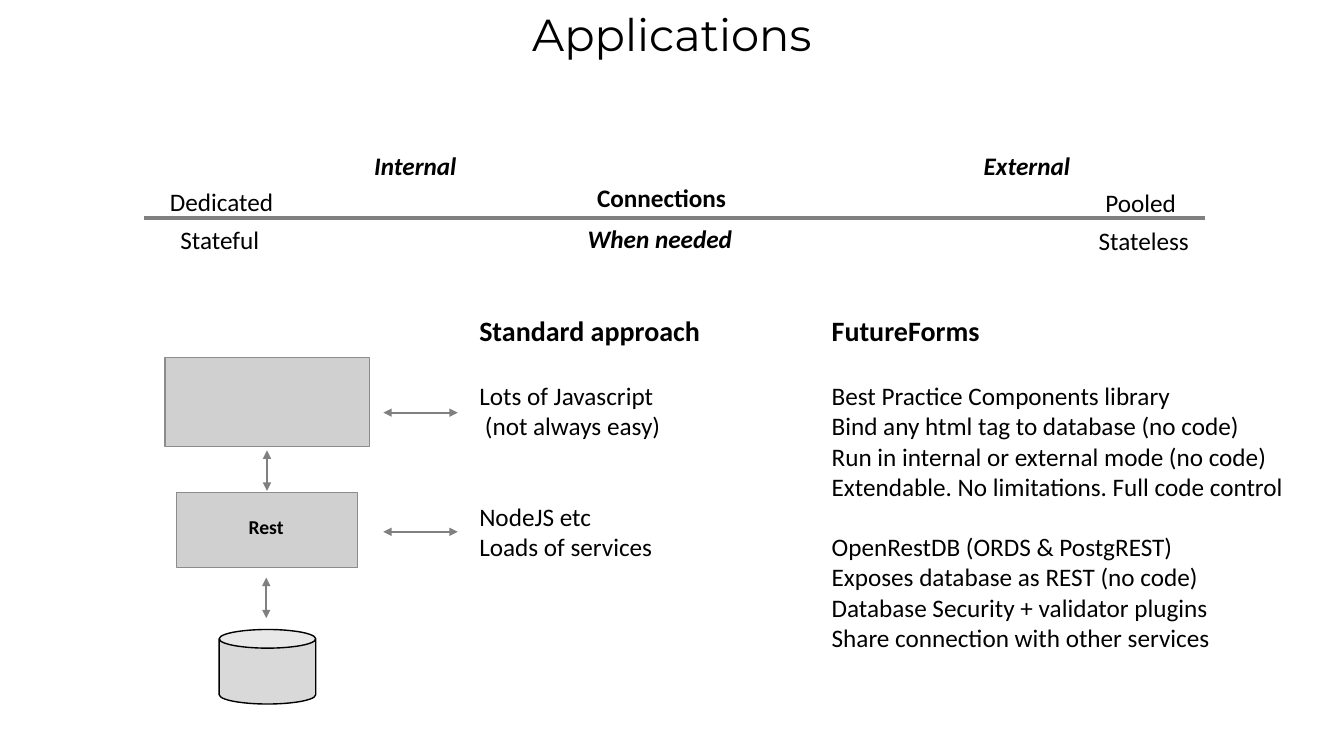
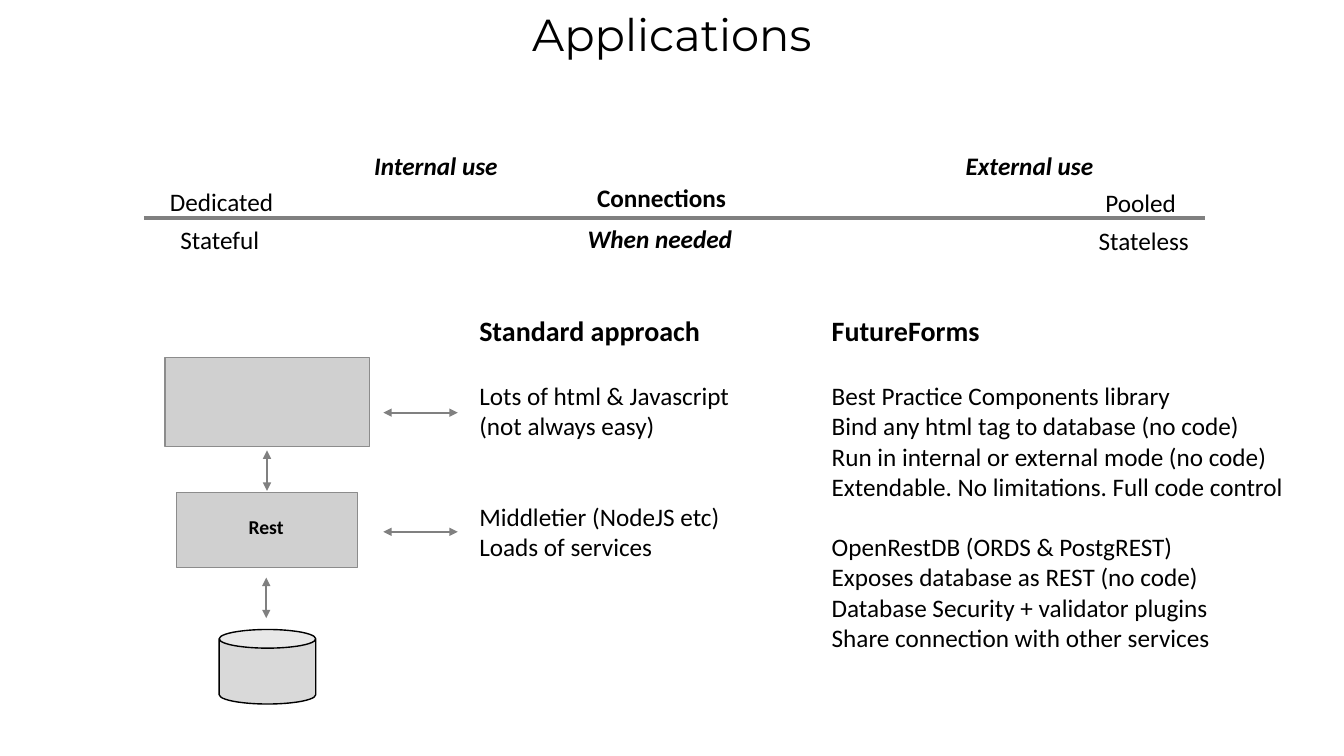
Before and after one commit to ahoeffner/forms42test, a slide deck: slide 4 of Trottinhg.pptx. Drawn at 1344x756 pixels with LibreOffice and Linux fonts; fonts in the diff are those of the drawing; grey boxes stand for pictures. Boxes give left, top, right and bottom in pixels: in the first picture for what was removed or moved away, otherwise in the second. Text is boxed around its words. In the diff, an @@ line names an element or a change of style, - is before the commit and + after.

```diff
--- a/Trottinhg.pptx
+++ b/Trottinhg.pptx
@@ text at (374, 157, 498, 176): text changed @@
-Internal
+Internal use
@@ text at (966, 157, 1094, 176): text changed @@
-External
+External use
@@ text at (479, 387, 729, 409): text changed @@
-Lots of Javascript
+Lots of html & Javascript
@@ text at (479, 507, 719, 530): text changed @@
-NodeJS etc
+Middletier (NodeJS etc)
```
Also in this commit, not shown: 1 other slide changed.
